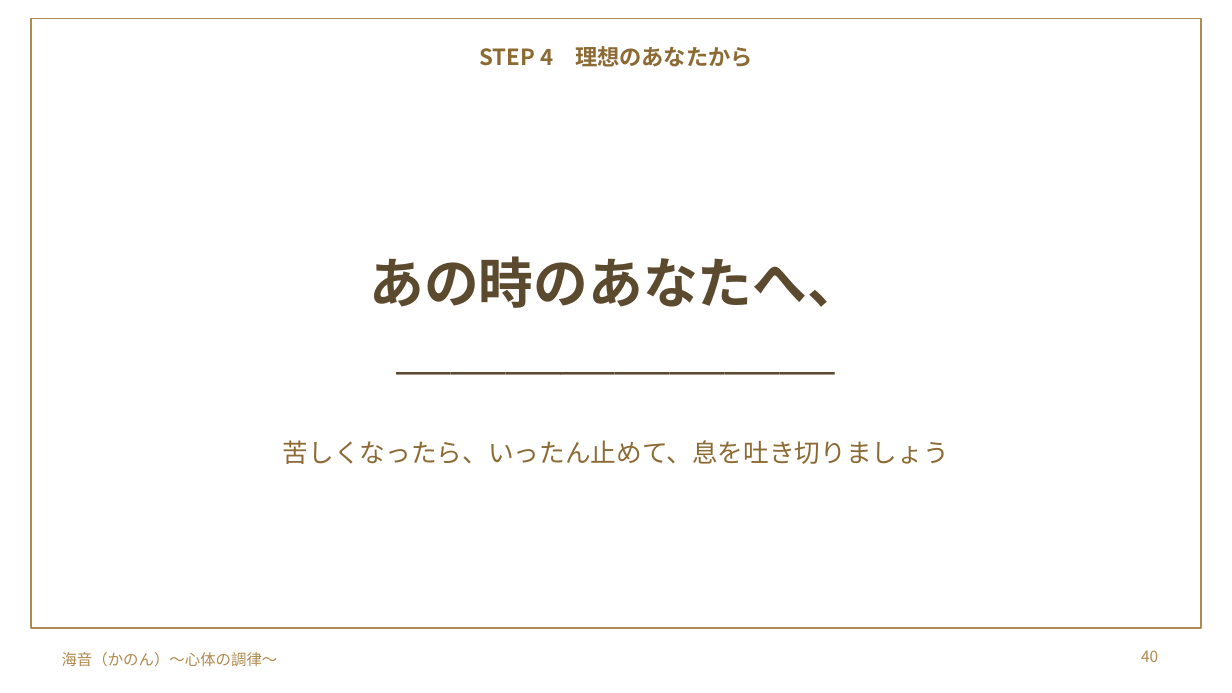
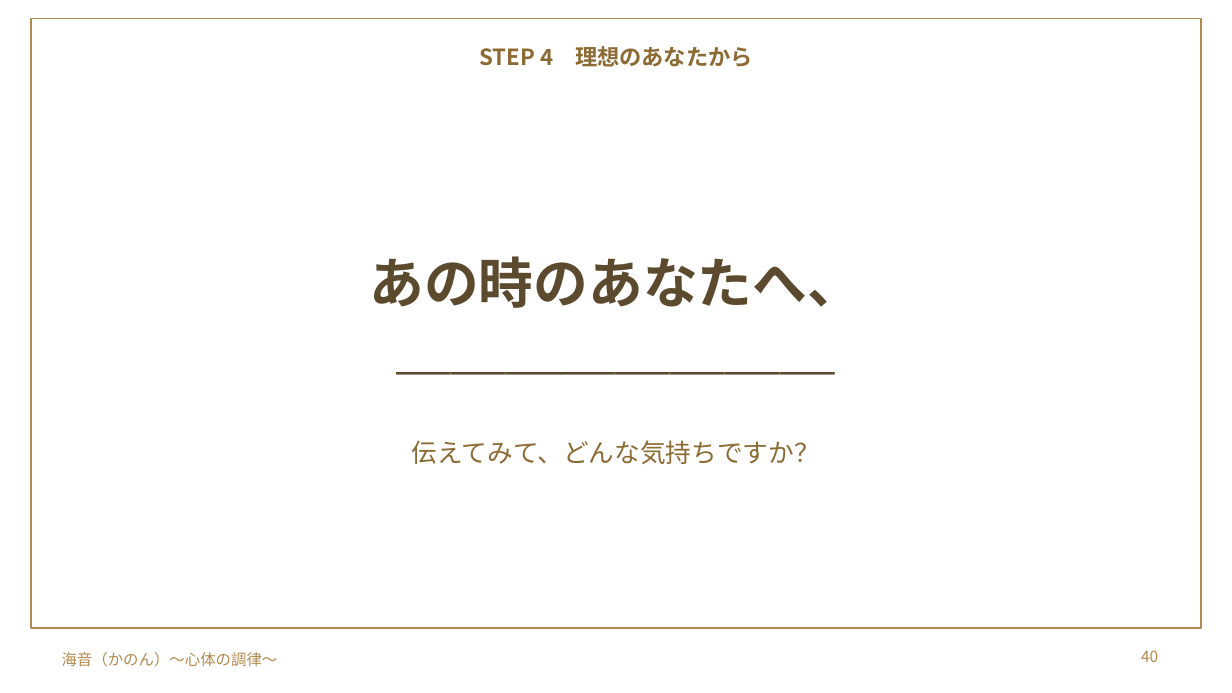
Before and after one commit to y-takahashi-cmd/MyBrain, a slide deck: slide 40 of 20_Projects/海音_心体の調律/単発/仁部あきえさん/20261028_仁部あきえさん_お金のブロック単発セッション.pptx. Drawn at 1232x693 pixels with LibreOffice and Linux fonts; fonts in the diff are those of the drawing; background and template pictures are left out. Boxes give left, top, right and bottom in pixels: in the first picture for what was removed or moved away, otherwise in the second. Text is boxed around its words. In the diff, an @@ line names an element or a change of style, - is before the commit and + after.

```diff
--- a/20_Projects/海音_心体の調律/単発/仁部あきえさん/20261028_仁部あきえさん_お金のブロック単発セッション.pptx
+++ b/20_Projects/海音_心体の調律/単発/仁部あきえさん/20261028_仁部あきえさん_お金のブロック単発セッション.pptx
@@ text at (412,440,820,464): text changed @@
-苦しくなったら、いったん止めて、息を吐き切りましょう
+伝えてみて、どんな気持ちですか？
```
Also in this commit, not shown: 5 other slides changed, 3 slides removed.
